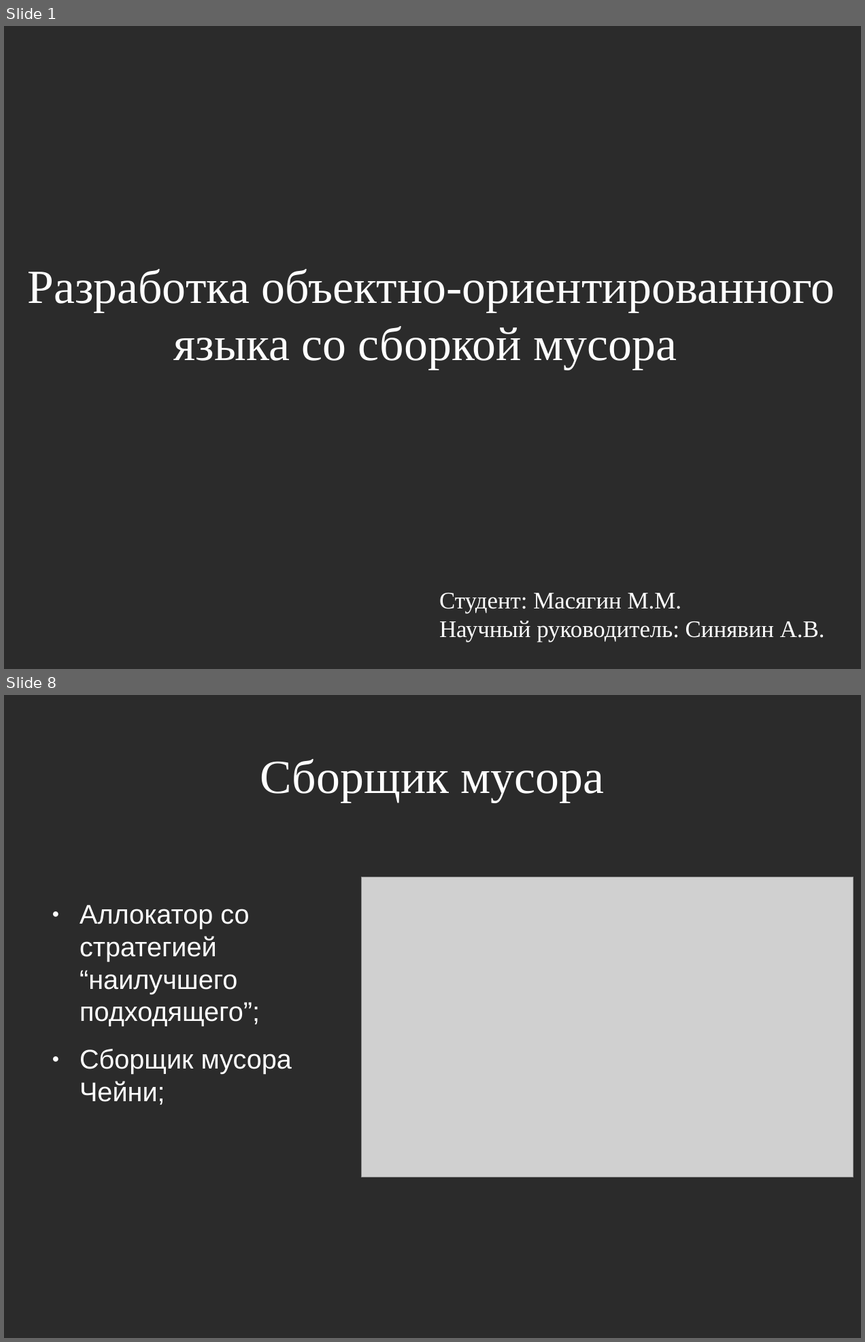
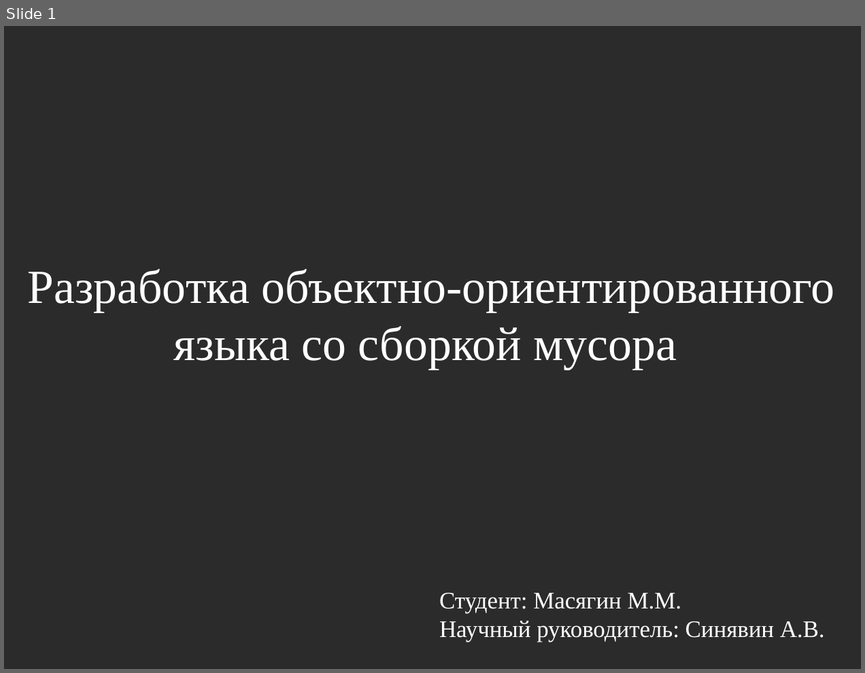
Before and after one commit to masyagin1998/GCI, a slide deck: docs/presentation.odp. Shown one above the other, each under a label of ours: slides 1 and 8 before the commit, slide 1 after it; the slides between them are not shown. The pictures are 865x1342 and 865x673 pixels, drawn with LibreOffice and Linux fonts; fonts in the diff are those of the drawing; grey boxes stand for pictures; background and template pictures are left out; a plain dark background stands for a picture behind light text. Boxes give left, top, right and bottom in pixels: in the first picture for what was removed or moved away, otherwise in the second. Text is boxed around its words. In the diff, an @@ line names an element or a change of style, - is before the commit and + after.

```diff
--- a/docs/presentation.odp
+++ b/docs/presentation.odp
@@ slide 8 removed at bbox=[4, 695, 861, 1338], background picture (left out) @@
@@ title removed at bbox=[260, 759, 604, 802] @@
-Сборщик мусора
@@ picture removed at bbox=[362, 877, 854, 1177] @@
@@ text removed at bbox=[79, 904, 292, 1104] @@
-● Аллокатор со стратегией “наилучшего подходящего”;
-● Сборщик мусора Чейни;
```
Also in this commit, not shown: 8 slides changed, 2 slides added, 1 other slide removed, 1 other file.
